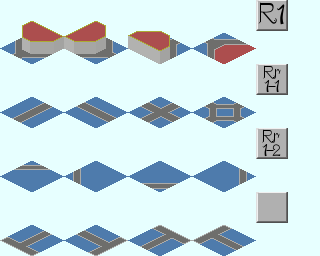
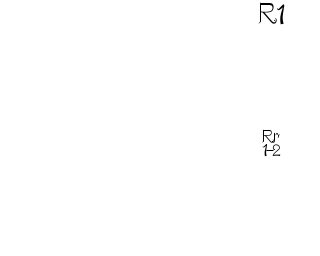
The second 320×256 image is a revision of the first. Changes to its layers:
removed layer "Rr ..." over box(263, 65, 281, 93)
removed layer "Image" over box(0, 0, 320, 256)
